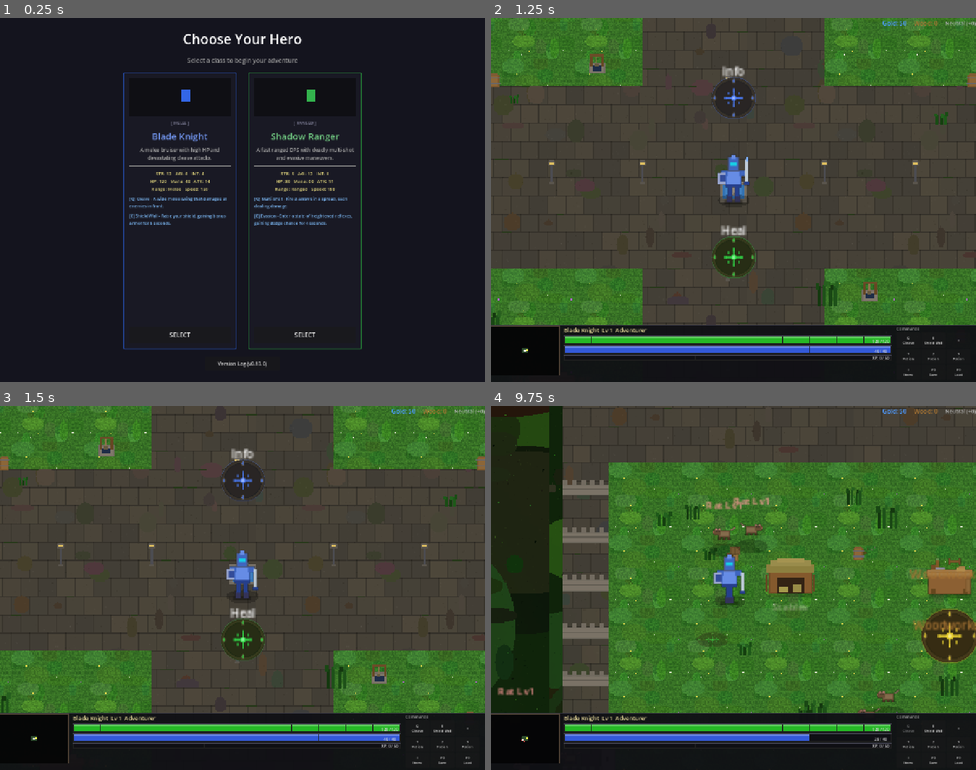
Above: before the commit, frames 1-4 (two rows, left to right).
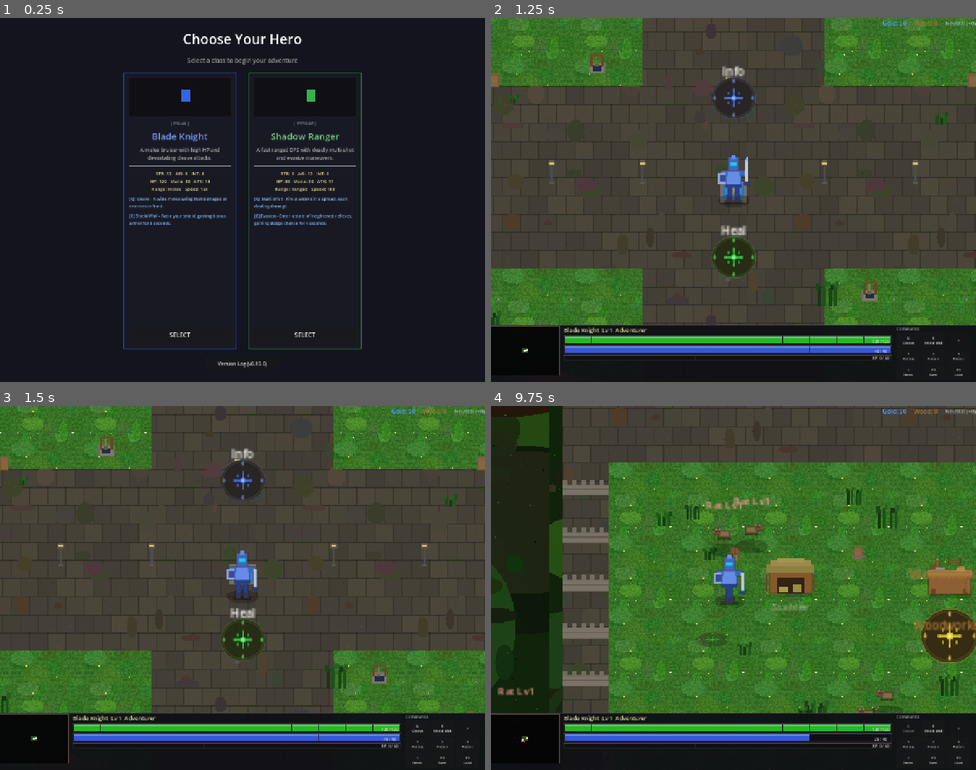
Above: after the commit, the same moments.

Repository: slxny/legends-open-rpg
Game: Godot game, scene res://scenes/main.tscn
Same seed, same stepped clock (60 frames per second), same inputs: the game is played once before the commit and once after it.
Inputs (mouse positions are in pixels of both pictures, inside the frame that each line leads up to):
- Up to frame 1 (0.25 s): no input
- Up to frame 2 (1.25 s): click "SELECT" at 0.5 s
- Up to frame 3 (1.5 s): tap Enter at 1.25 s; drag from (33, 740) to (242, 646) at 1.27 s
- Up to frame 4 (9.75 s): drag from (636, 606) to (738, 562) at 2.02 s; move the mouse to (782, 507) at 2.77 s; hold D (move_right) 2.78-3.5 s; hold Space (attack) 2.78-3.5 s; drag from (709, 660) to (558, 711) at 3.52 s; move the mouse to (879, 642) at 4.27 s; hold A (move_left) 4.28-5 s; tap 1 at 4.35 s; drag from (588, 533) to (714, 588) at 5.02 s; move the mouse to (757, 588) at 5.77 s; hold S (move_down) 5.78-6.5 s; tap 3 at 5.85 s; click (757, 588) at 5.92 s; drag from (660, 497) to (636, 606) at 6.52 s; move the mouse to (840, 569) at 7.27 s; hold W (move_up) 7.28-8 s; hold Q (ability_1) 7.28-8 s; drag from (636, 606) to (709, 660) at 8.02 s; move the mouse to (782, 507) at 8.77 s; hold S (move_down) 8.78-9.5 s; hold Space (attack) 8.78-9.5 s; drag from (709, 660) to (588, 533) at 9.52 s

Frames 1-3 are identical in both runs. In frame 4, 0.2% of the frame differs, in the area x 6-86%, y 38-93%.

Commit message:
Speed up game startup: async decoration generation across frames
The _generate_decorations and _generate_harvestable_trees functions
were creating ~2500+ nodes in a single frame, causing a long freeze
on game start. Now they yield every 80 nodes via await process_frame
so the game starts immediately while scenery streams in. Also widened
border tree spacing from 55 to 90 px to reduce tree count by ~40%.

https://claude.ai/code/session_014MZMKyoZqqDCmioauCn98n

Diff:
--- a/scenes/world/regions/havens_rest.gd
+++ b/scenes/world/regions/havens_rest.gd
@@ -42,8 +42,8 @@
 
 	_generate_terrain()
 	_generate_town()
-	_generate_decorations()
-	_generate_harvestable_trees()
+	_generate_decorations_async()
+	_generate_harvestable_trees_async()
 
 func _on_heal_beacon(_b: Area2D) -> void:
 	var players = get_tree().get_nodes_in_group("player")
@@ -283,22 +283,40 @@
 # DECORATIONS: Dense SC:BW jungle foliage
 # ============================================================
 
-func _generate_decorations() -> void:
+func _generate_decorations_async() -> void:
 	var deco_layer = $Decorations
-
-	# ---- Border trees: dense double-row along all 4 walls ----
-	for x in range(-5950, 5951, 55):
+	var _nodes_this_frame: int = 0
+	const BATCH_SIZE: int = 80  # Yield after this many nodes to keep frames smooth
+
+	# ---- Border trees: double-row along all 4 walls (wider spacing for perf) ----
+	for x in range(-5950, 5951, 90):
 		_add_tree(deco_layer, Vector2(x + randf_range(-12, 12), -4420 + randf_range(-25, 25)))
 		_add_tree(deco_layer, Vector2(x + randf_range(-12, 12), -4350 + randf_range(-20, 20)))
-	for x in range(-5950, 5951, 55):
+		_nodes_this_frame += 2
+		if _nodes_this_frame >= BATCH_SIZE:
+			_nodes_this_frame = 0
+			await get_tree().process_frame
+	for x in range(-5950, 5951, 90):
 		_add_tree(deco_layer, Vector2(x + randf_range(-12, 12), 4420 + randf_range(-25, 25)))
 		_add_tree(deco_layer, Vector2(x + randf_range(-12, 12), 4350 + randf_range(-20, 20)))
-	for y in range(-4400, 4401, 55):
+		_nodes_this_frame += 2
+		if _nodes_this_frame >= BATCH_SIZE:
+			_nodes_this_frame = 0
+			await get_tree().process_frame
+	for y in range(-4400, 4401, 90):
 		_add_tree(deco_layer, Vector2(-5920 + randf_range(-15, 15), y + randf_range(-12, 12)))
 		_add_tree(deco_layer, Vector2(-5850 + randf_range(-15, 15), y + randf_range(-12, 12)))
-	for y in range(-4400, 4401, 55):
+		_nodes_this_frame += 2
+		if _nodes_this_frame >= BATCH_SIZE:
+			_nodes_this_frame = 0
+			await get_tree().process_frame
+	for y in range(-4400, 4401, 90):
 		_add_tree(deco_layer, Vector2(5920 + randf_range(-15, 15), y + randf_range(-12, 12)))
 		_add_tree(deco_layer, Vector2(5850 + randf_range(-15, 15), y + randf_range(-12, 12)))
+		_nodes_this_frame += 2
+		if _nodes_this_frame >= BATCH_SIZE:
+			_nodes_this_frame = 0
+			await get_tree().process_frame
 
 	# ---- Interior tree clusters (expanded across larger map) ----
 	var cluster_centers = [
@@ -340,13 +358,18 @@
 		for i in range(count):
 			var offset = Vector2(randf_range(-70, 70), randf_range(-70, 70))
 			_add_tree(deco_layer, center + offset)
+			_nodes_this_frame += 1
 		for i in range(randi_range(2, 5)):
 			var offset = Vector2(randf_range(-50, 50), randf_range(-50, 50))
 			_add_bush(deco_layer, center + offset)
+			_nodes_this_frame += 1
 		if randf() > 0.5:
 			_add_vines(deco_layer, center + Vector2(randf_range(-30, 30), randf_range(-20, 20)))
 		if randf() > 0.6:
 			_add_mushrooms(deco_layer, center + Vector2(randf_range(-40, 40), randf_range(-30, 30)))
+		if _nodes_this_frame >= BATCH_SIZE:
+			_nodes_this_frame = 0
+			await get_tree().process_frame
 
 	# ---- Rock formations ----
 	var rock_positions = [
@@ -373,6 +396,10 @@
 	]
 	for pos in rock_positions:
 		_add_rock(deco_layer, pos)
+		_nodes_this_frame += 1
+		if _nodes_this_frame >= BATCH_SIZE:
+			_nodes_this_frame = 0
+			await get_tree().process_frame
 
 	# ---- Dirt paths radiating from town center (longer for bigger map) ----
 	var path_points = [
@@ -419,6 +446,10 @@
 	]
 	for pos in path_points:
 		_add_path_segment(deco_layer, pos)
+		_nodes_this_frame += 1
+		if _nodes_this_frame >= BATCH_SIZE:
+			_nodes_this_frame = 0
+			await get_tree().process_frame
 
 	# ---- Camp skull markers (match new camp positions) ----
 	_add_camp_marker(deco_layer, Vector2(-1200, -860), "Goblins Lv1-2")
@@ -467,12 +498,18 @@
 	_add_camp_marker(deco_layer, Vector2(5200, -3460), "OGRE WARLORD Lv10-12")
 	_add_camp_marker(deco_layer, Vector2(-5400, -3760), "OGRE WARLORD Lv10-12")
 
+	await get_tree().process_frame
+
 	# ---- Grass tufts scattered (reduced for performance) ----
 	for i in range(150):
 		var gx = randf_range(-5700, 5700)
 		var gy = randf_range(-4200, 4200)
 		if Vector2(gx, gy).length() > 550:
 			_add_grass_tuft(deco_layer, Vector2(gx, gy))
+			_nodes_this_frame += 1
+			if _nodes_this_frame >= BATCH_SIZE:
+				_nodes_this_frame = 0
+				await get_tree().process_frame
 
 	# ---- Bush clusters (reduced for performance) ----
 	for i in range(70):
@@ -480,6 +517,10 @@
 		var by = randf_range(-4100, 4100)
 		if Vector2(bx, by).length() > 550:
 			_add_bush(deco_layer, Vector2(bx, by))
+			_nodes_this_frame += 1
+			if _nodes_this_frame >= BATCH_SIZE:
+				_nodes_this_frame = 0
+				await get_tree().process_frame
 
 	# ---- Flower patches ----
 	for i in range(12):
@@ -496,10 +537,15 @@
 			_add_fallen_log(deco_layer, Vector2(lx, ly))
 
 	# ---- Ground debris (reduced for performance) ----
+	_nodes_this_frame = 0
 	for i in range(100):
 		var dx = randf_range(-5700, 5700)
 		var dy = randf_range(-4200, 4200)
 		_add_ground_debris(deco_layer, Vector2(dx, dy))
+		_nodes_this_frame += 1
+		if _nodes_this_frame >= BATCH_SIZE:
+			_nodes_this_frame = 0
+			await get_tree().process_frame
 
 	# ---- Mushroom clusters near moist areas ----
 	for i in range(25):
@@ -522,7 +568,7 @@
 # HARVESTABLE TREES: Choppable trees that drop wood
 # ============================================================
 
-func _generate_harvestable_trees() -> void:
+func _generate_harvestable_trees_async() -> void:
 	var tree_layer = $Decorations
 	var rng = RandomNumberGenerator.new()
 	rng.seed = 9876
@@ -550,6 +596,7 @@
 		Vector2(4100, 300), Vector2(-3200, -2200), Vector2(3400, -2000),
 	]
 
+	var _htree_count: int = 0
 	for center in grove_centers:
 		# Determine size bias based on distance from town center
 		var dist = center.length()
@@ -583,6 +630,10 @@
 				else:
 					tree_size = 2
 			_spawn_harvestable_tree(tree_layer, pos, tree_size)
+			_htree_count += 1
+			if _htree_count >= 20:
+				_htree_count = 0
+				await get_tree().process_frame
 
 func _spawn_harvestable_tree(parent: Node2D, pos: Vector2, size_enum: int) -> void:
 	var tree = HarvestableTree.new()
